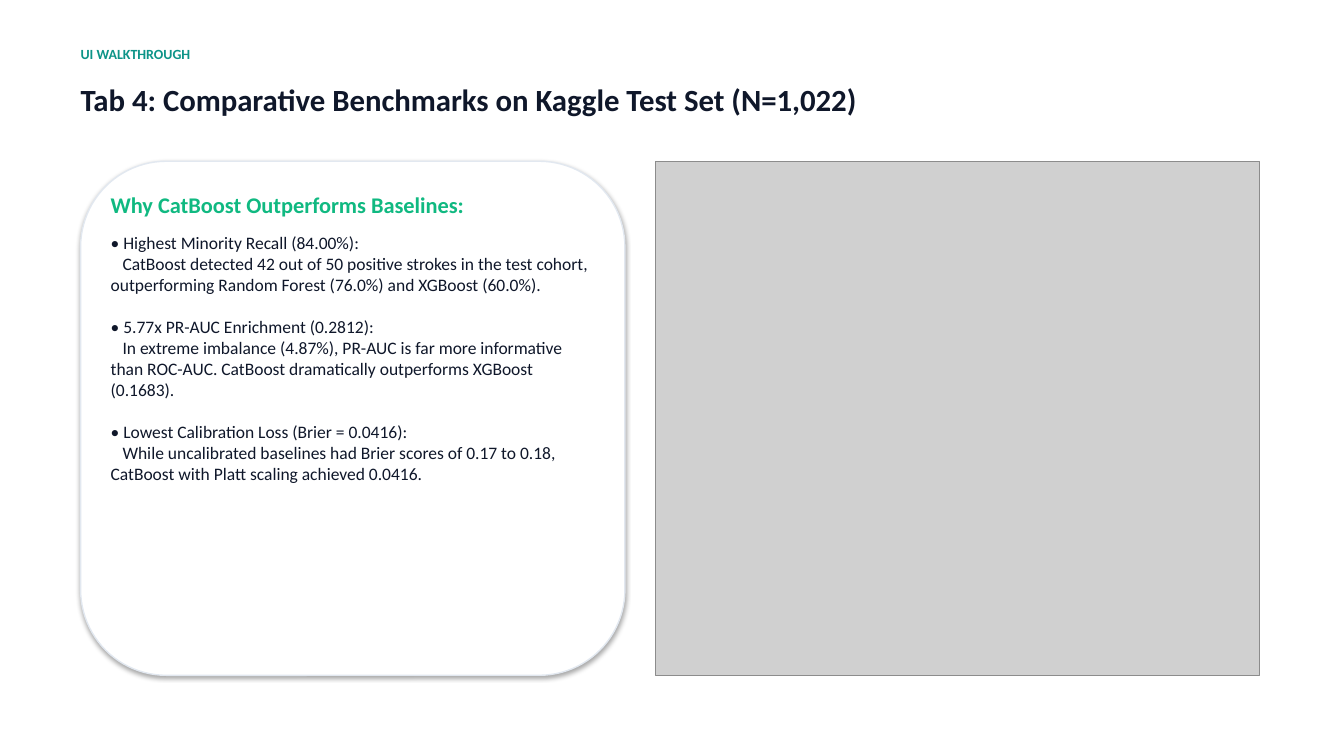
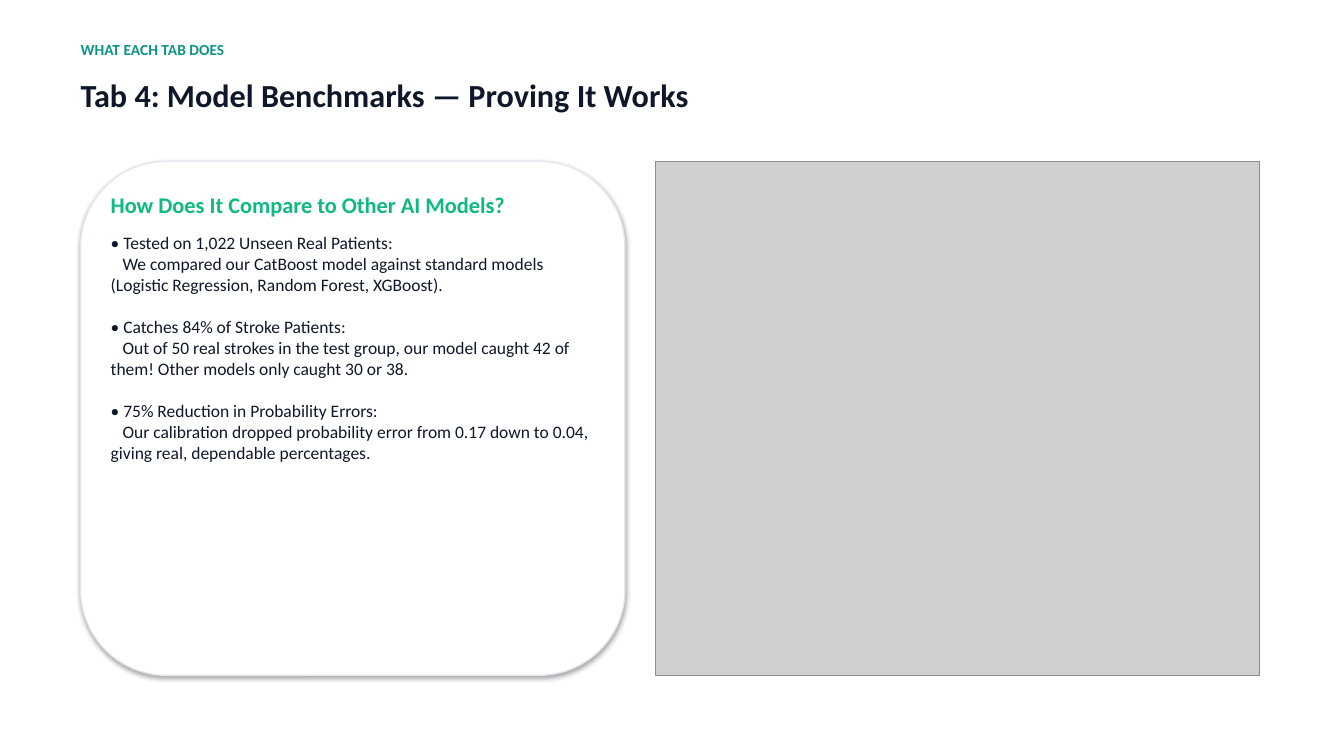
Before and after one commit to Tanishka-2004/stroke-xai-framework, a slide deck: slide 10 of NEUROPULSE_STROKE_XAI_PRESENTATION.pptx. Drawn at 1344x756 pixels with LibreOffice and Linux fonts; fonts in the diff are those of the drawing; grey boxes stand for pictures. Boxes give left, top, right and bottom in pixels: in the first picture for what was removed or moved away, otherwise in the second. Text is boxed around its words. In the diff, an @@ line names an element or a change of style, - is before the commit and + after.

```diff
--- a/NEUROPULSE_STROKE_XAI_PRESENTATION.pptx
+++ b/NEUROPULSE_STROKE_XAI_PRESENTATION.pptx
@@ text at [81, 45, 224, 55]: text changed; size 10 to 11 pt @@
-UI WALKTHROUGH
+WHAT EACH TAB DOES
@@ text at [81, 84, 689, 113]: text changed; size 22 to 23 pt @@
-Tab 4: Comparative Benchmarks on Kaggle Test Set (N=1,022)
+Tab 4: Model Benchmarks — Proving It Works
@@ text at [111, 197, 588, 462]: text changed @@
-Why CatBoost Outperforms Baselines:
-• Highest Minority Recall (84.00%):
-CatBoost detected 42 out of 50 positive strokes in the test cohort, outperforming Random Forest (76.0%) and XGBoost (60.0%).
-• 5.77x PR-AUC Enrichment (0.2812):
-In extreme imbalance (4.87%), PR-AUC is far more informative than ROC-AUC. CatBoost dramatically outperforms XGBoost (0.1683).
-• Lowest Calibration Loss (Brier = 0.0416):
-While uncalibrated baselines had Brier scores of 0.17 to 0.18, CatBoost with Platt scaling achieved 0.0416.
+How Does It Compare to Other AI Models?
+• Tested on 1,022 Unseen Real Patients:
+We compared our CatBoost model against standard models (Logistic Regression, Random Forest, XGBoost).
+• Catches 84% of Stroke Patients:
+Out of 50 real strokes in the test group, our model caught 42 of them! Other models only caught 30 or 38.
+• 75% Reduction in Probability Errors:
+Our calibration dropped probability error from 0.17 down to 0.04, giving real, dependable percentages.
```
Also in this commit, not shown: 11 other slides changed, 3 slides added, 3 slides removed, 2 other files.
